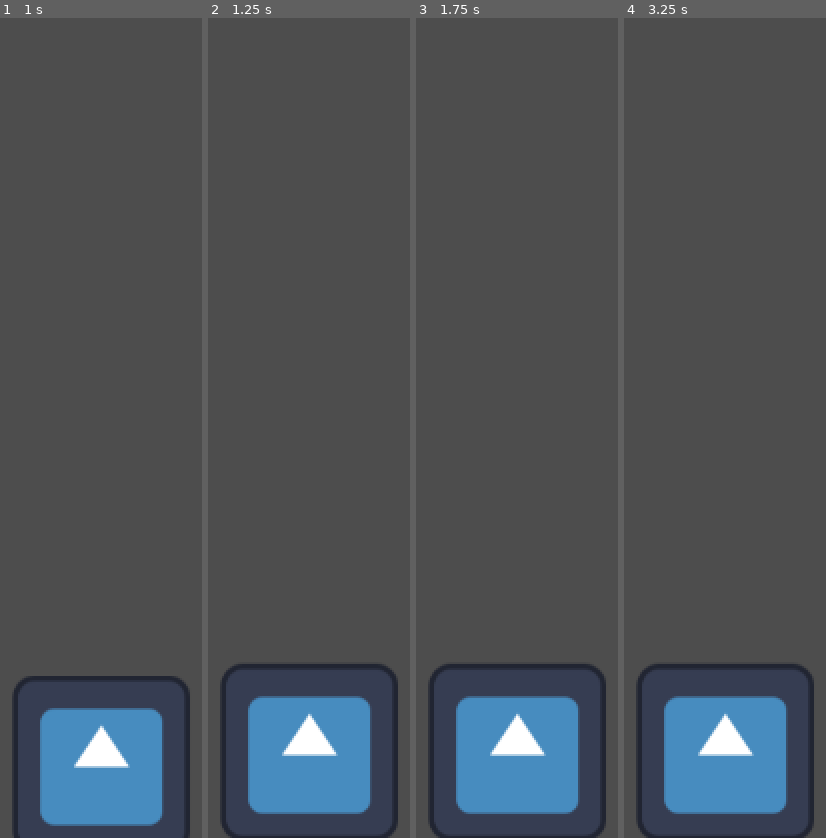
Above: before the commit, frames 1-4 (left to right).
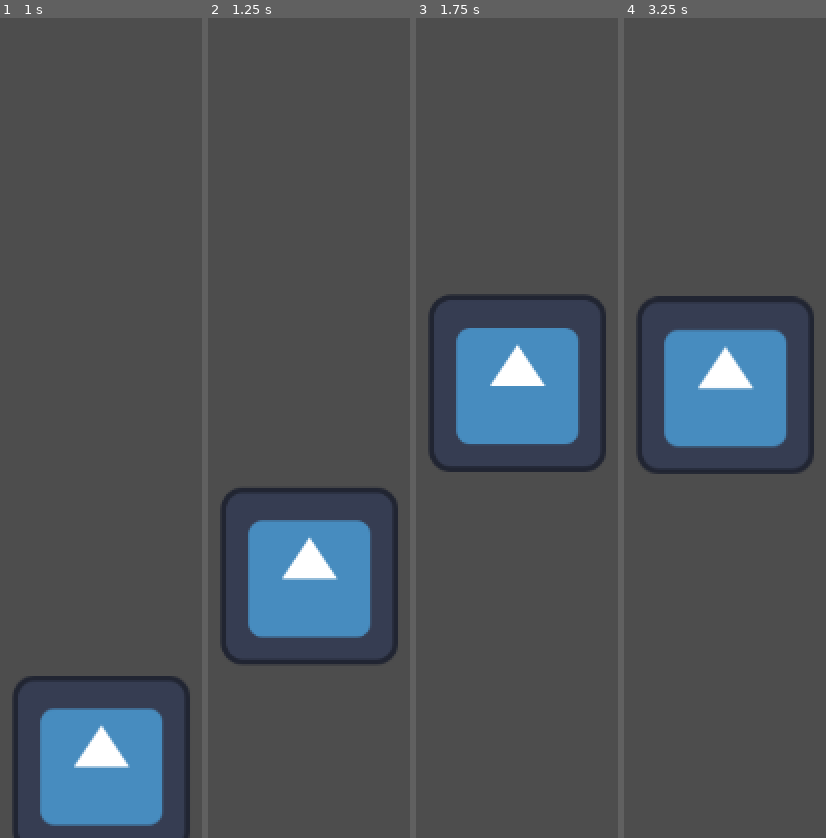
Above: after the commit, the same moments.

Repository: cosmobrain0/bouncy-bounce
Game: Godot game, scene res://game.tscn
The game is run twice, just before and just after one commit, with the same random seed, the same clock (stepped at 60 frames per second) and the same inputs. The engine's default icon, where the game draws it, is replaced by a stand-in: a white triangle on a blue panel in a dark square.
Inputs:
- Up to frame 1 (1 s): hold Up (ui_up) from 0.53 s (still down)
- Up to frame 2 (1.25 s): keep holding Up (ui_up)
- Up to frame 3 (1.75 s): release Up (ui_up) at 1.28 s
- Up to frame 4 (3.25 s): hold Up (ui_up) from 2.03 s (still down)

Frame 1 is identical in both runs. In frame 2, 22% of the frame differs, in the area x 5-95%, y 57-100%; in frame 3, 22%; in frame 4, 22%, in the area x 5-95%, y 33-100%.

Commit message:
the ball can jump :)

Diff:
--- /dev/null
+++ b/ball.gd
@@ -0,0 +1,19 @@
+extends RigidBody2D
+
+var frames_on_ground: int = 0
+const frames_for_grounded: int = 2
+var jump_velocity: float = -75
+
+# Called when the node enters the scene tree for the first time.
+func _ready() -> void:
+	pass # Replace with function body.
+
+
+# Called every frame. 'delta' is the elapsed time since the previous frame.
+func _process(delta: float) -> void:
+	if abs(linear_velocity.y) <= 0.00:
+		if frames_on_ground < frames_for_grounded: frames_on_ground += 1
+	else: frames_on_ground = 0
+	if frames_on_ground >= frames_for_grounded && Input.is_action_pressed("ui_up"):
+		apply_central_impulse(Vector2(0, jump_velocity))
+		frames_on_ground = 0
--- a/ball.tscn
+++ b/ball.tscn
@@ -1,11 +1,14 @@
-[gd_scene load_steps=3 format=3 uid="uid://crhulwxfiawfy"]
+[gd_scene load_steps=4 format=3 uid="uid://crhulwxfiawfy"]
 
+[ext_resource type="Script" path="res://ball.gd" id="1_16c1j"]
 [ext_resource type="Texture2D" uid="uid://deupyeqpy8csy" path="res://icon.svg" id="1_kaai2"]
 
 [sub_resource type="CircleShape2D" id="CircleShape2D_l16ex"]
 radius = 64.0
 
 [node name="ball" type="RigidBody2D"]
+mass = 0.5
+script = ExtResource("1_16c1j")
 
 [node name="Sprite2D" type="Sprite2D" parent="."]
 texture = ExtResource("1_kaai2")
--- a/game.tscn
+++ b/game.tscn
@@ -9,3 +9,4 @@
 
 [node name="ball" parent="." instance=ExtResource("1_u0cxo")]
 position = Vector2(128, 128)
+mass = 0.1
Not shown: 1 places in ground.tscn that only renumber resources
